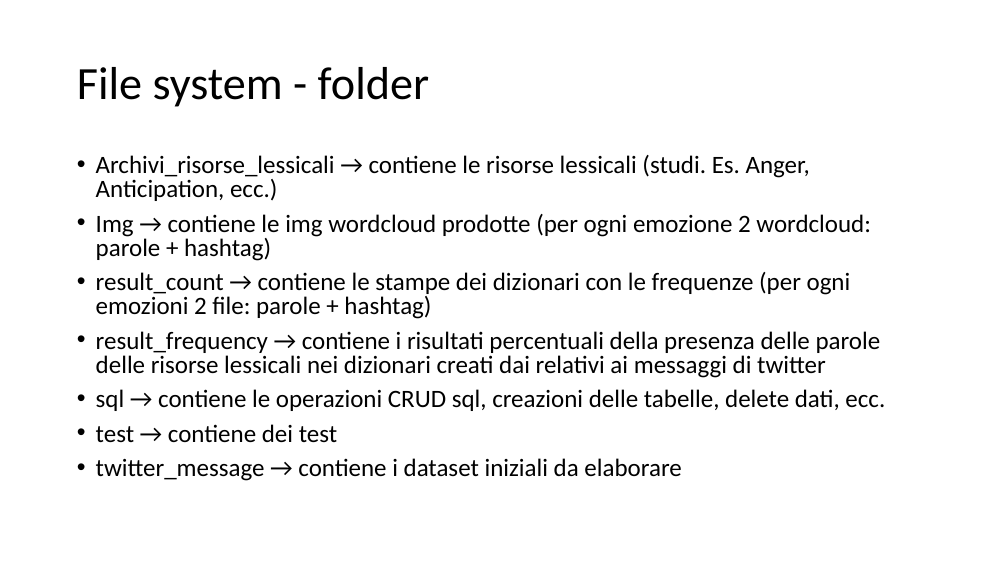
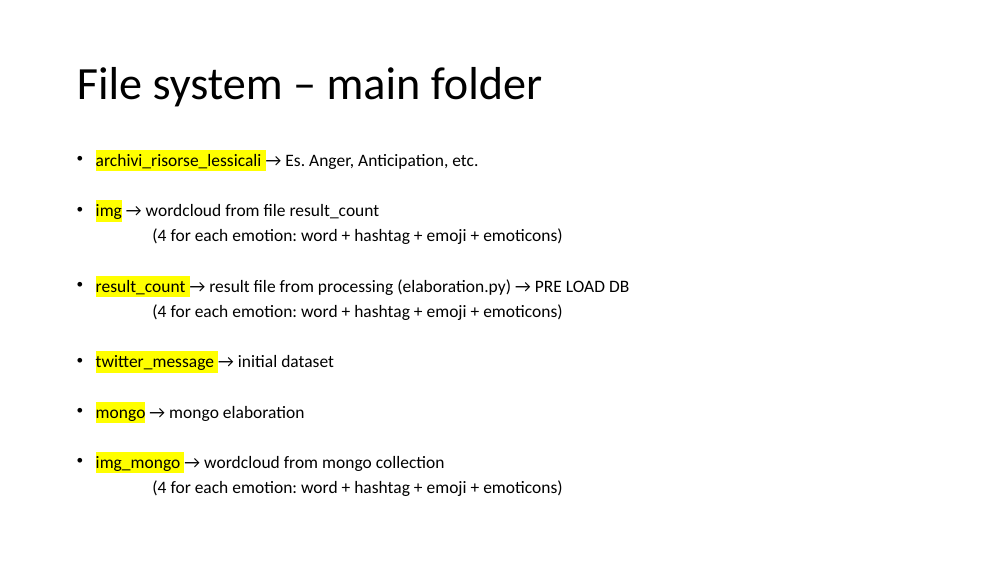
Before and after one commit to lucaMari94/mongodb-sentiment-analysis, a slide deck: slide 4 of silde/slide.pptx. Drawn at 1008x567 pixels with LibreOffice and Linux fonts; fonts in the diff are those of the drawing. Boxes give left, top, right and bottom in pixels: in the first picture for what was removed or moved away, otherwise in the second. Text is boxed around its words. In the diff, an @@ line names an element or a change of style, - is before the commit and + after.

```diff
--- a/silde/slide.pptx
+++ b/silde/slide.pptx
@@ title at [77, 67, 542, 107]: text changed @@
-File system - folder
+File system – main folder
@@ text at [96, 154, 629, 496]: text changed; size 23.8 to 16.6 pt @@
-• Archivi_risorse_lessicali → contiene le risorse lessicali (studi. Es. Anger, Anticipation, ecc.)
-• Img → contiene le img wordcloud prodotte (per ogni emozione 2 wordcloud: parole + hashtag)
-• result_count → contiene le stampe dei dizionari con le frequenze (per ogni emozioni 2 file: parole + hashtag)
-• result_frequency → contiene i risultati percentuali della presenza delle parole delle risorse lessicali nei dizionari creati dai relativi ai messaggi di twitter
-• sql → contiene le operazioni CRUD sql, creazioni delle tabelle, delete dati, ecc.
-• test → contiene dei test
-• twitter_message → contiene i dataset iniziali da elaborare
+• archivi_risorse_lessicali → Es. Anger, Anticipation, etc.
+• img → wordcloud from file result_count
+(4 for each emotion: word + hashtag + emoji + emoticons)
+• result_count → result file from processing (elaboration.py) → PRE LOAD DB
+(4 for each emotion: word + hashtag + emoji + emoticons)
+• twitter_message → initial dataset
+• mongo → mongo elaboration
+• img_mongo → wordcloud from mongo collection
+(4 for each emotion: word + hashtag + emoji + emoticons)
```
Also in this commit, not shown: 2 other slides changed, 23 slides added, 5 slides removed, 8 other files.
